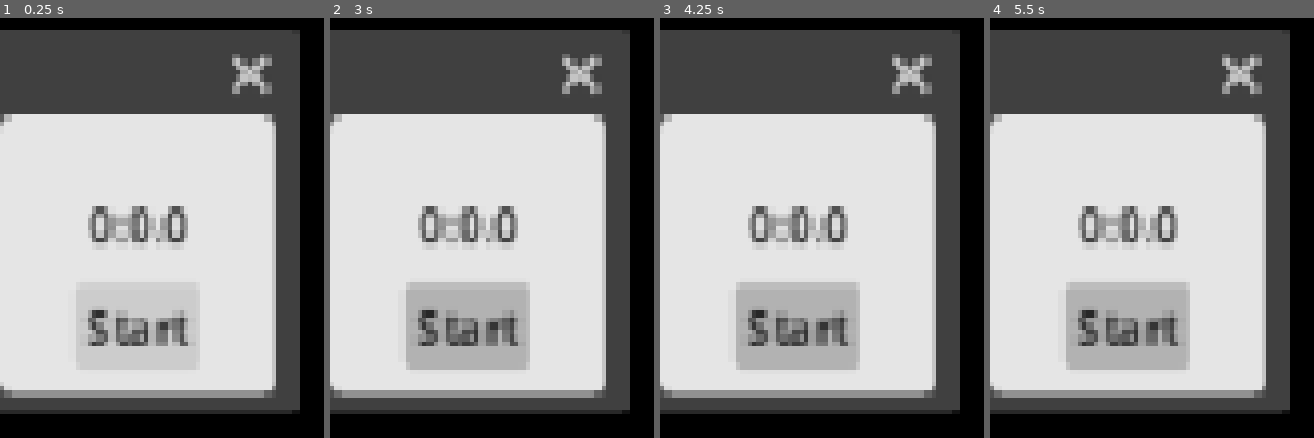
Above: before the commit, frames 1-4 (left to right).
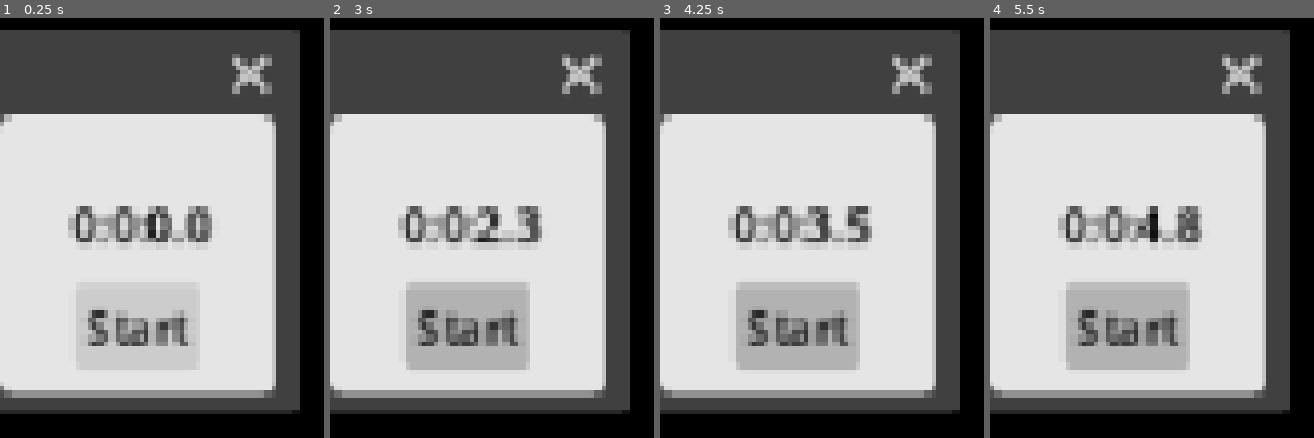
Above: after the commit, the same moments.

Repository: Stenium112/Catssroom
Game: Godot game, scene res://chrono.tscn
Two runs of this game, one before a commit and one after it. Both use one fixed random seed, a clock stepped at 60 frames per second and the inputs below. This scene is started directly instead of the project's main scene.
Inputs (mouse positions are in pixels of both pictures, inside the frame that each line leads up to):
- Up to frame 1 (0.25 s): no input
- Up to frame 2 (3 s): click "Start" at 0.5 s; click "Start" at 1.25 s; click "Start" at 2 s; tap Enter at 2.75 s; move the mouse to (outside the picture) at 2.77 s; press the mouse at (outside the picture) at 2.78 s
- Up to frame 3 (4.25 s): tap Space at 3.5 s; move the mouse to (outside the picture) at 3.52 s; release the mouse at (outside the picture) at 3.53 s; click (outside the picture) at 3.6 s
- Up to frame 4 (5.5 s): tap Enter at 4.25 s; move the mouse to (outside the picture) at 4.27 s; press the mouse at (outside the picture) at 4.28 s; tap Space at 5 s; move the mouse to (outside the picture) at 5.02 s; release the mouse at (outside the picture) at 5.03 s; click (outside the picture) at 5.1 s

The runs differ from the first frame. In frame 1, 2.8% of the frame differs, in the area x 20-66%, y 44-54%; in frame 2, 3.0%, in the area x 20-66%, y 44-56%; in frame 3, 2.8%; in frame 4, 2.9%.
Error before the commit: Invalid operands 'int' and 'String' in operator '+'. (res://chrono.gd:18)

Commit message:
Added the logic of the chrono
Now functionnal but can't access without godot !

Diff:
--- a/chrono.gd
+++ b/chrono.gd
@@ -2,7 +2,8 @@
 
 @onready var label: Label = $Label
 @onready var _1s: Timer = $"1s"
-@onready var _1_ms: Timer = $"1ms"
+
+var time : float = 0
 
 # Called when the node enters the scene tree for the first time.
 func _ready() -> void:
@@ -11,19 +12,31 @@
 
 # Called every frame. 'delta' is the elapsed time since the previous frame.
 func _process(delta: float) -> void:
-	arrange_string(0, 0)
+	arrange_string(time)
 
-func arrange_string(time: float, ms: float) -> void:
-	var dict: Dictionary = convert_time(time)
-	label.text = str(dict["Hours"]) + ":" + str(dict["Minutes"]) + ":" + str(dict["Seconds"] + "." + str(ms))
+
+func arrange_string(_time: float) -> void:
+	var dict: Dictionary = convert_time(_time)
+	var array: Array = [str(dict["Hours"]), str(dict["Minutes"]), str(dict["Seconds"])]
+	label.text = ":".join(array) + str(_time).right(2)
+
+
 
 func convert_time(seconds: int):
 	var hours = int(seconds / 3600)
 	var minutes = int((seconds % 3600) / 60)
 	var remainingSeconds = int(seconds % 60)
-
 	return {
 		"Hours": hours,
 		"Minutes": minutes,
 		"Seconds": remainingSeconds
 		}
+
+
+func _on_s_timeout() -> void:
+	time += 0.1
+
+
+func _on_start_pressed() -> void:
+	_1s.start()
+	print("1")
--- a/chrono.tscn
+++ b/chrono.tscn
@@ -30,7 +30,6 @@
 grow_horizontal = 2
 grow_vertical = 2
 theme_override_colors/font_color = Color(0, 0, 0, 1)
-text = "0:0.0"
 
 [node name="Start" type="Button" parent="Panel" unique_id=1529172392]
 layout_mode = 0
@@ -65,6 +64,7 @@
 text = "Reset"
 
 [node name="1s" type="Timer" parent="Panel" unique_id=1418920020]
+wait_time = 0.1
 
-[node name="1ms" type="Timer" parent="Panel" unique_id=50267142]
-wait_time = 0.009999999999999998
+[connection signal="pressed" from="Panel/Start" to="Panel" method="_on_start_pressed"]
+[connection signal="timeout" from="Panel/1s" to="Panel" method="_on_s_timeout"]
